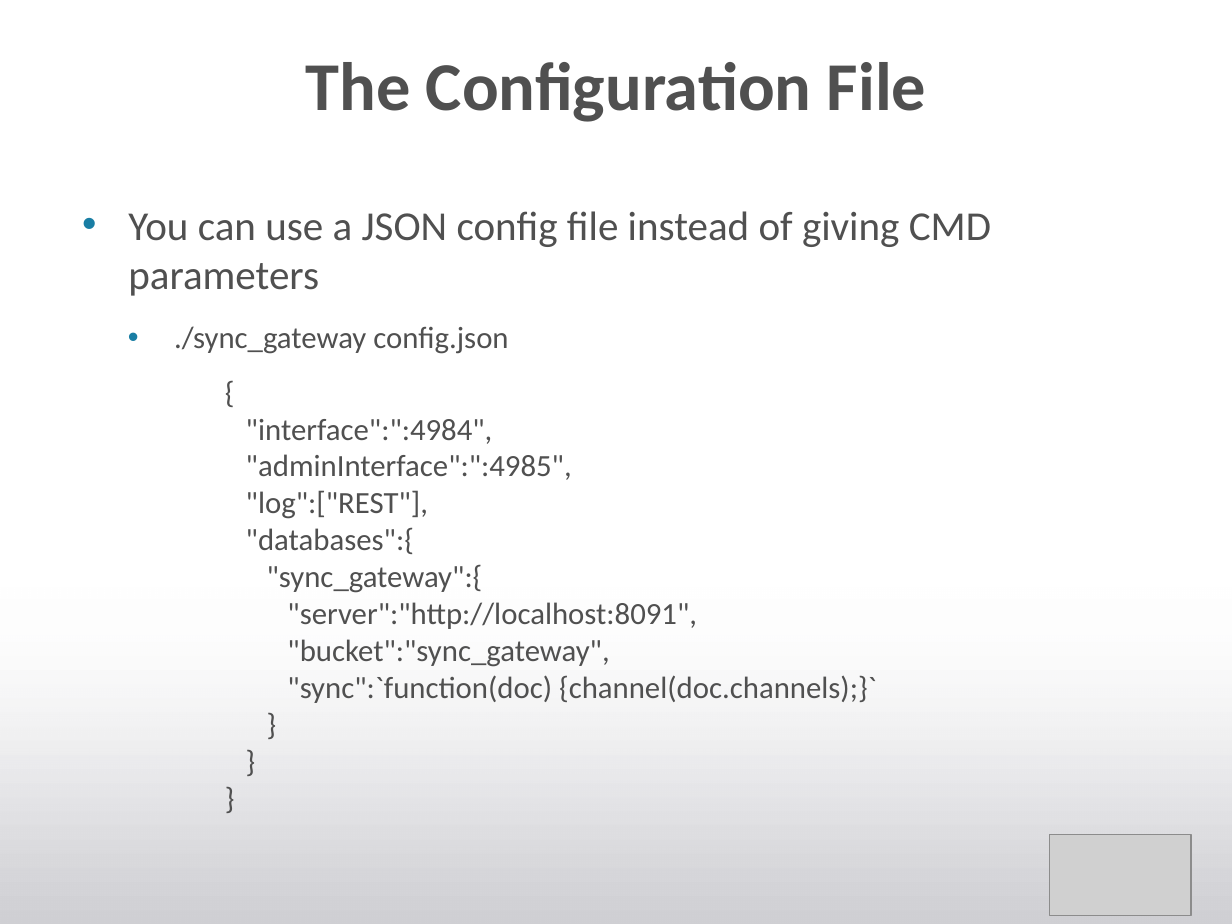
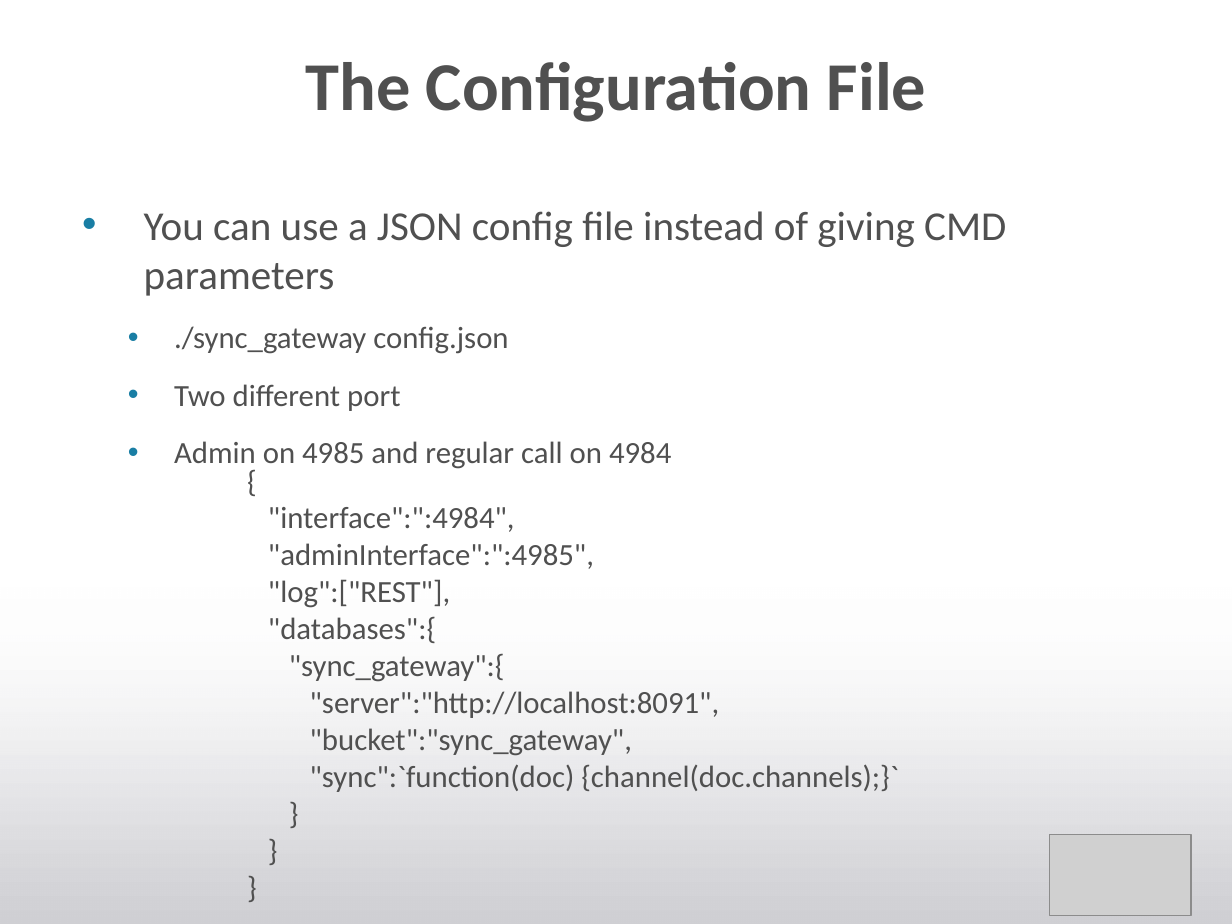
Before and after one commit to subalakr/workshop, a slide deck: slide 28 of mobile/presentations/IntroductionToSyncGateway.pptx. Drawn at 1232x924 pixels with LibreOffice and Linux fonts; fonts in the diff are those of the drawing; grey boxes stand for pictures; background and template pictures are left out. Boxes give left, top, right and bottom in pixels: in the first picture for what was removed or moved away, otherwise in the second. Text is boxed around its words. In the diff, an @@ line names an element or a change of style, - is before the commit and + after.

```diff
--- a/mobile/presentations/IntroductionToSyncGateway.pptx
+++ b/mobile/presentations/IntroductionToSyncGateway.pptx
@@ text at (144, 211, 1006, 296): indent changed @@
@@ text at (174, 384, 671, 472): paragraphs added @@
+  • Two different port
+  • Admin on 4985 and regular call on 4984
@@ text "{": place and size @@
-text "{" at (246, 419, 877, 703)
+text "{" at (268, 507, 899, 792)
```
Also in this commit, not shown: 16 other slides changed, 1 slide added.
